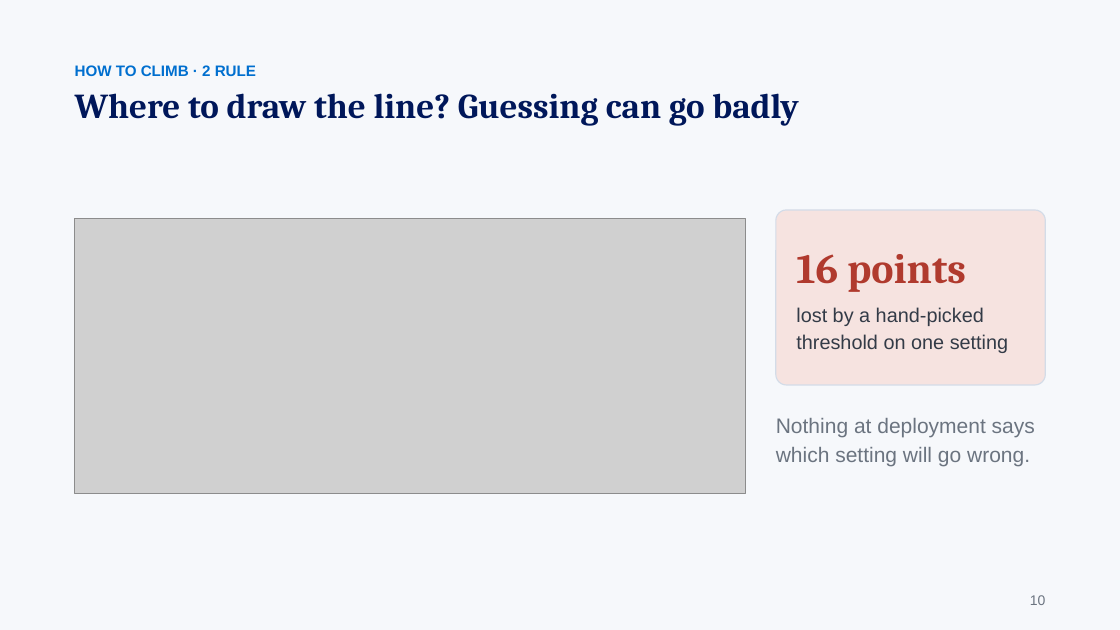
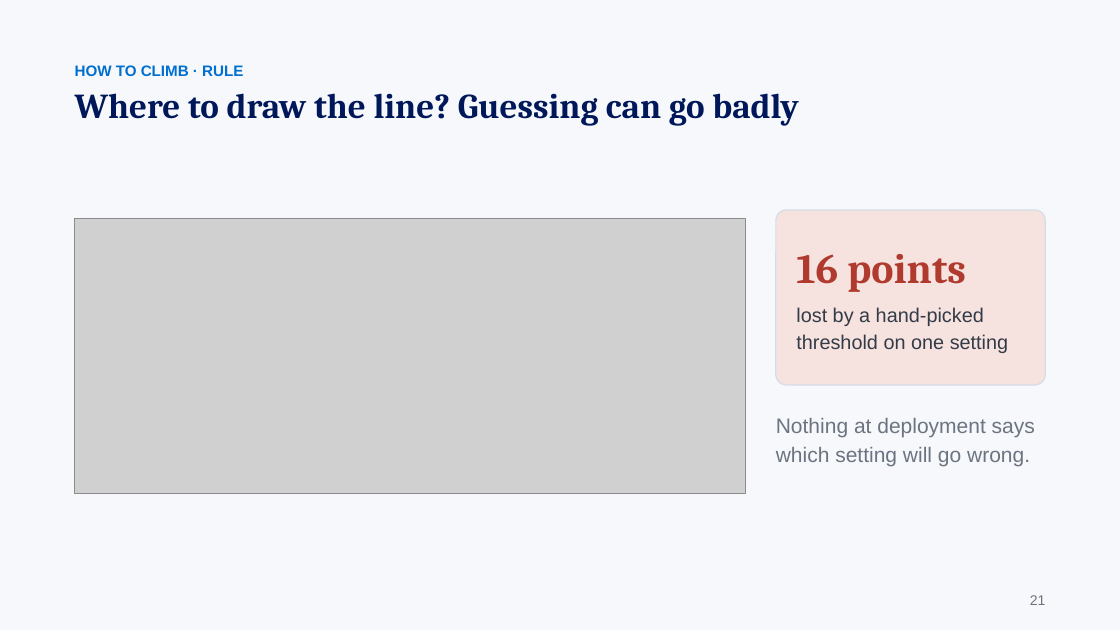
Before and after one commit to gaoj21/tokenbank, a slide deck: slide 21 of slides/CLIMB_talk.pptx (slide 10 before the commit). Drawn at 1120x630 pixels with LibreOffice and Linux fonts; fonts in the diff are those of the drawing; grey boxes stand for pictures. Boxes give left, top, right and bottom in pixels: in the first picture for what was removed or moved away, otherwise in the second. Text is boxed around its words. In the diff, an @@ line names an element or a change of style, - is before the commit and + after.

```diff
--- a/slides/CLIMB_talk.pptx
+++ b/slides/CLIMB_talk.pptx
@@ text at (x1=75, y1=65, x2=243, y2=76): text changed @@
-HOW TO CLIMB · 2 RULE
+HOW TO CLIMB · RULE
@@ text at (x1=1030, y1=595, x2=1046, y2=605): text changed @@
-10
+21
```
Also in this commit, not shown: 18 other slides changed, 6 slides added, 1 slide removed, 3 other files.
